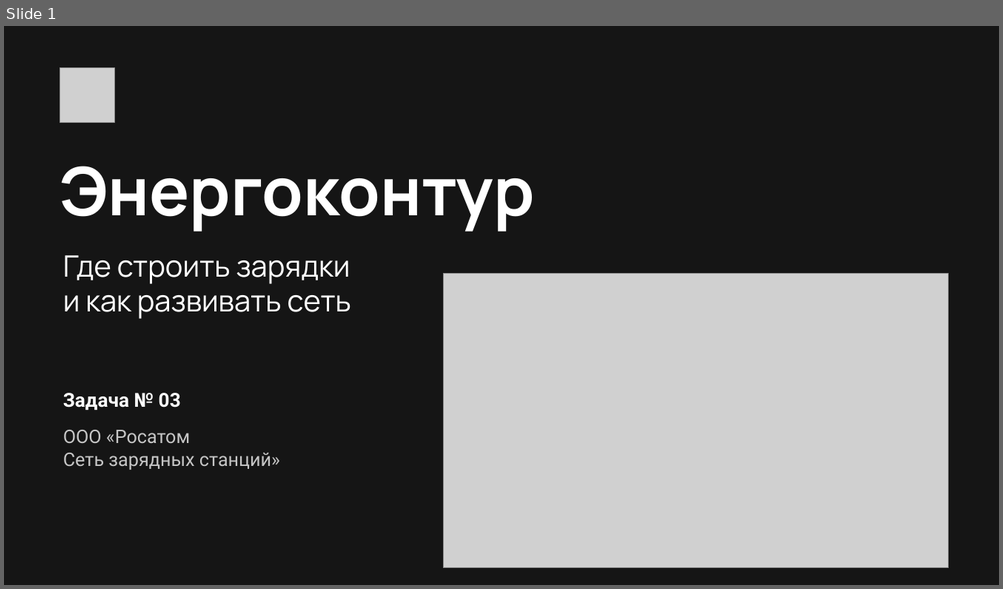
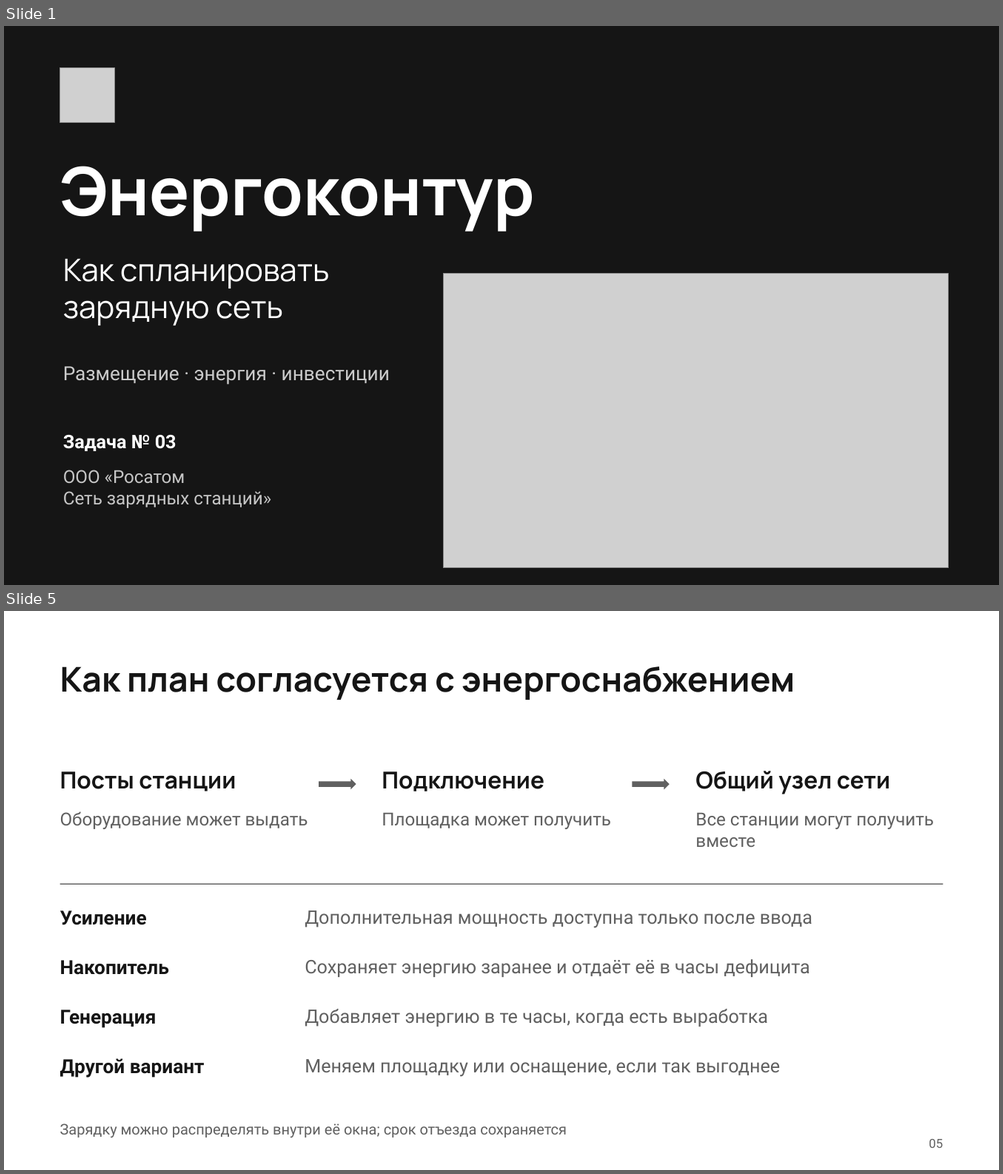
Before and after one commit to Elmar006/energy_web, a slide deck: docs/commission/submission/Энергоконтур_решение_задачи.pptx. Shown one above the other, each under a label of ours: slide 1 before the commit, slides 1 and 5 after it; the slides between them are not shown. The pictures are 1003x589 and 1003x1174 pixels, drawn with LibreOffice and Linux fonts; fonts in the diff are those of the drawing; grey boxes stand for pictures. Boxes give left, top, right and bottom in pixels: in the first picture for what was removed or moved away, otherwise in the second. Text is boxed around its words. In the diff, an @@ line names an element or a change of style, - is before the commit and + after.

```diff
--- a/docs/commission/submission/Энергоконтур_решение_задачи.pptx
+++ b/docs/commission/submission/Энергоконтур_решение_задачи.pptx
@@ slide 5 added at (4, 611, 999, 1170), background #FFFFFF @@
@@ text added at (60, 667, 794, 700), 33 pt, text #151515, bold @@
+Как план согласуется с энергоснабжением
@@ text added at (60, 772, 236, 792), 22.5 pt, text #151515, bold @@
+Посты станции
@@ right arrow added at (318, 779, 356, 790), fill #606060 @@
@@ text added at (381, 772, 544, 792), 22.5 pt, text #151515, bold @@
+Подключение
@@ right arrow added at (632, 779, 669, 790), fill #606060 @@
@@ text added at (695, 771, 891, 795), 22.5 pt, text #151515, bold @@
+Общий узел сети
@@ text added at (60, 812, 308, 829), 17.2 pt, text #606060 @@
+Оборудование может выдать
@@ text added at (381, 813, 611, 829), 17.2 pt, text #606060 @@
+Площадка может получить
@@ text added at (695, 813, 933, 847), 17.2 pt, text #606060 @@
+Все станции могут получить вместе
@@ rectangle added at (60, 884, 942, 885), fill #151515 @@
@@ text added at (60, 911, 147, 925), 18.8 pt, text #151515, bold @@
+Усиление
@@ text added at (304, 911, 812, 928), 18 pt, text #606060 @@
+Дополнительная мощность доступна только после ввода
@@ text added at (60, 960, 169, 975), 18.8 pt, text #151515, bold @@
+Накопитель
@@ text added at (304, 960, 810, 977), 18 pt, text #606060 @@
+Сохраняет энергию заранее и отдаёт её в часы дефицита
@@ text added at (60, 1010, 156, 1028), 18.8 pt, text #151515, bold @@
+Генерация
@@ text added at (304, 1009, 768, 1027), 18 pt, text #606060 @@
+Добавляет энергию в те часы, когда есть выработка
@@ text added at (60, 1059, 205, 1078), 18.8 pt, text #151515, bold @@
+Другой вариант
@@ text added at (304, 1059, 780, 1077), 18 pt, text #606060 @@
+Меняем площадку или оснащение, если так выгоднее
@@ text added at (60, 1124, 566, 1138), 14.2 pt, text #606060 @@
+Зарядку можно распределять внутри её окна; срок отъезда сохраняется
@@ text added at (928, 1139, 942, 1148), 12 pt, text #606060 @@
+05
@@ slide 1 changed as well @@
@@ text at (63, 258, 329, 326): text changed; size 28.5 to 30 pt @@
-Где строить зарядки
-и как развивать сеть
+Как спланировать
+зарядную сеть
@@ text added at (63, 366, 390, 385), 18.8 pt, text #CBCBCB @@
+Размещение · энергия · инвестиции
@@ text "Задача № 03": place and size @@
-text "Задача № 03" at (63, 393, 181, 410)
+text "Задача № 03" at (63, 435, 176, 452)
@@ text "Задача № 03" at (63, 435, 176, 452): size 18.8 to 18 pt @@
@@ text "ООО «Росатом": place and size @@
-text "ООО «Росатом" at (63, 430, 280, 470)
+text "ООО «Росатом" at (63, 470, 271, 508)
@@ text "ООО «Росатом" at (63, 470, 271, 508): size 18 to 17.2 pt @@
```
Also in this commit, not shown: 10 other slides added, 11 slides removed, 10 other files.
